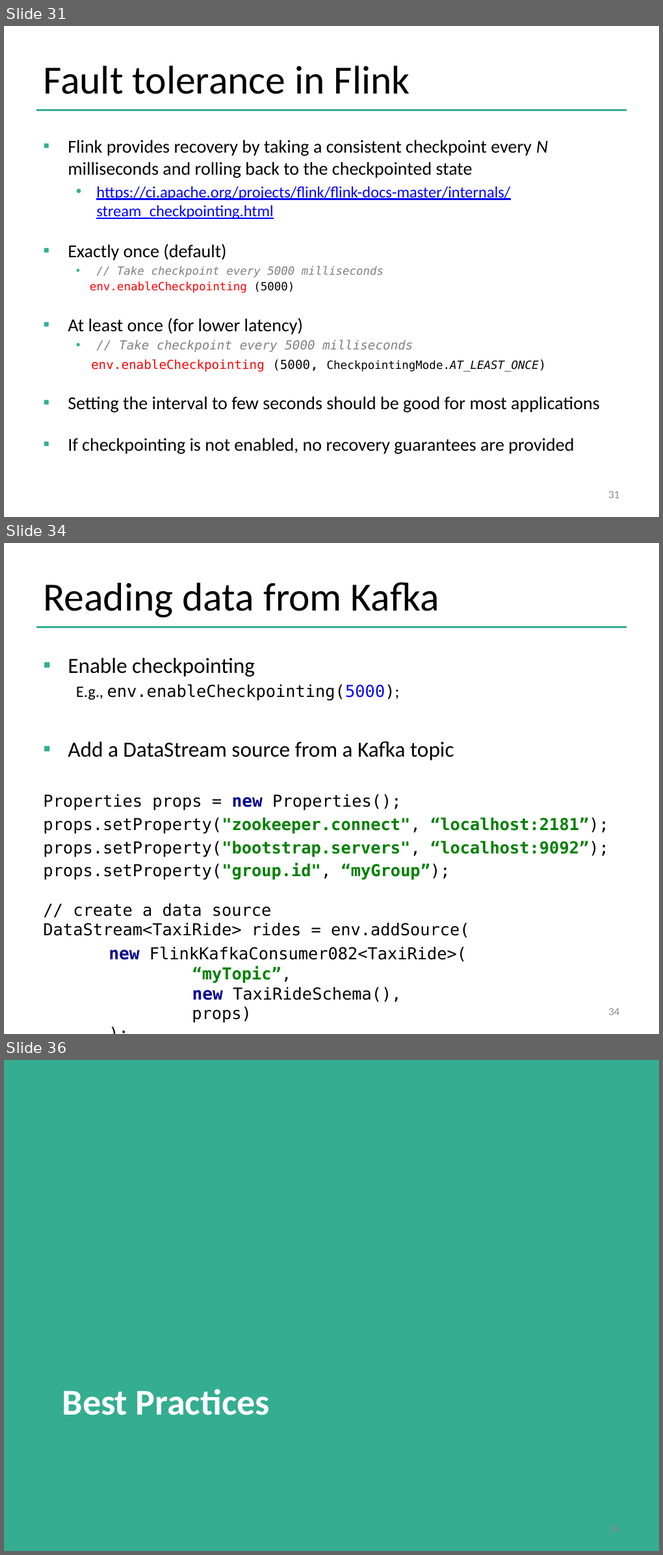
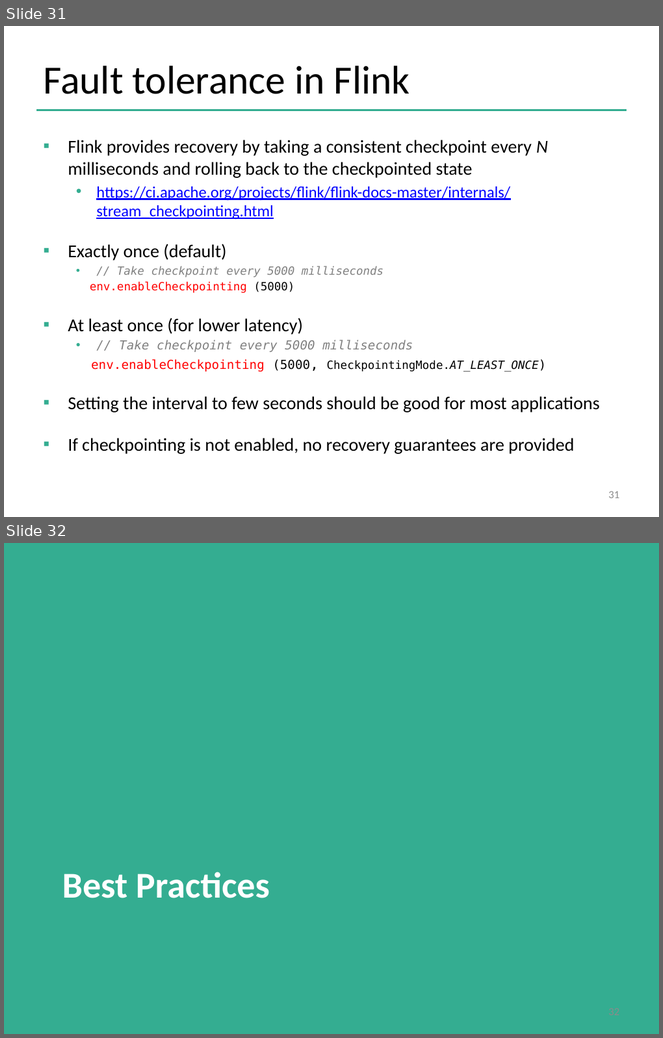
Before and after one commit to dataArtisans/flink-training-web, a slide deck: slides/flink_stream_basics.pptx. Shown one above the other, each under a label of ours: slides 31, 34 and 36 before the commit, slides 31 and 32 after it; the slides between them are not shown. The pictures are 663x1555 and 663x1038 pixels, drawn with LibreOffice and Linux fonts; fonts in the diff are those of the drawing; background and template pictures are left out. Boxes give left, top, right and bottom in pixels: in the first picture for what was removed or moved away, otherwise in the second. Text is boxed around its words. In the diff, an @@ line names an element or a change of style, - is before the commit and + after.

Commit message:
Updated DataStream slides and moved Kafka from Basic to Advanced

```diff
--- a/slides/flink_stream_basics.pptx
+++ b/slides/flink_stream_basics.pptx
@@ slide 34 removed at box(4, 543, 659, 1034), background #FFFFFF; not listed: 1 template element that a slide beside it also shows @@
@@ title removed at box(43, 582, 440, 618) @@
-Reading data from Kafka
@@ text removed at box(43, 658, 609, 1003) @@
-▪ Enable checkpointing
-  E.g., env.enableCheckpointing(5000);
-▪ Add a DataStream source from a Kafka topic
-Properties props = new Properties();
-props.setProperty("zookeeper.connect", “localhost:2181”);
-props.setProperty("bootstrap.servers", “localhost:9092”);
-props.setProperty("group.id", “myGroup”);
-// create a data source
-DataStream<TaxiRide> rides = env.addSource(
-new FlinkKafkaConsumer082<TaxiRide>(
-“myTopic”,
-new TaxiRideSchema(),
-props)
-);
@@ page number removed at box(608, 1008, 620, 1016) @@
-34
@@ what was slide 36 is now slide 32 @@
```
Also in this commit, not shown: 4 slides changed, 3 other slides removed, 3 other files.
